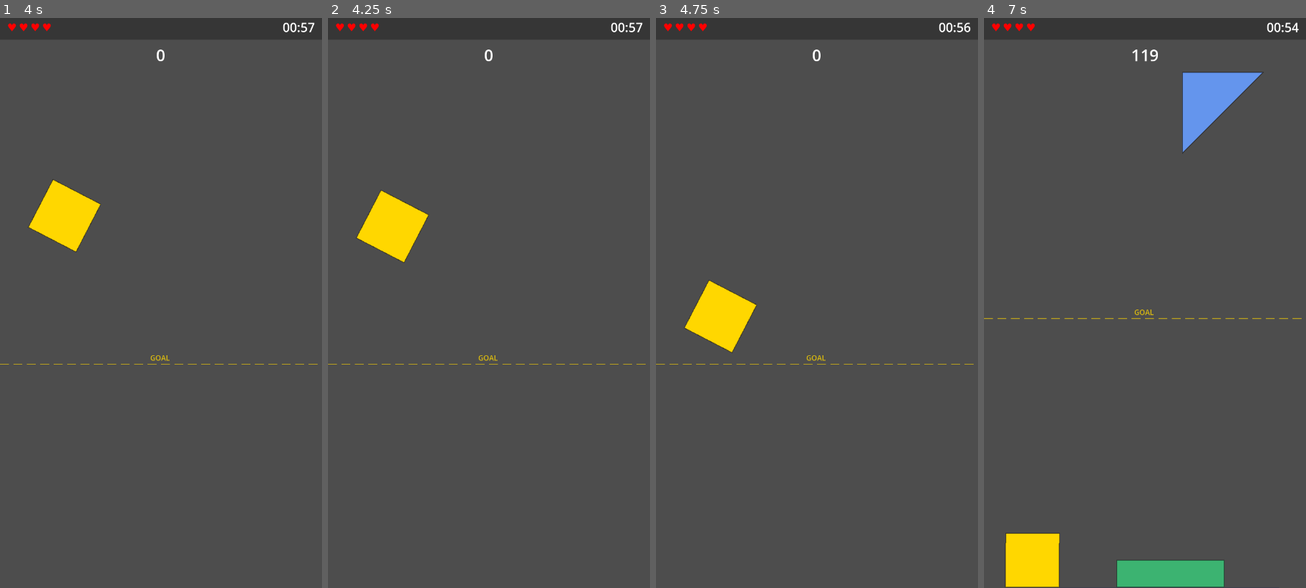
Above: before the commit, frames 1-4 (left to right).
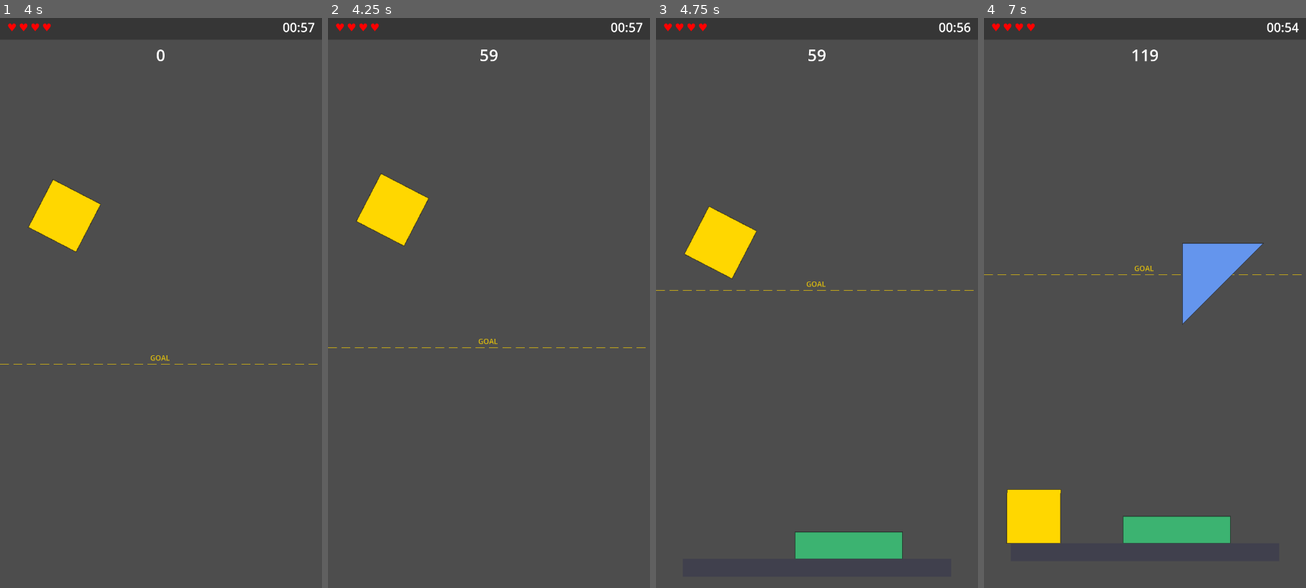
Above: after the commit, the same moments.

Repository: PartlyWhole/ToppleClone
Game: Godot game, scene res://main/main.tscn
Two runs of this game, one before a commit and one after it. Both use one fixed random seed, a clock stepped at 60 frames per second and the inputs below.
Inputs (mouse positions are in pixels of both pictures, inside the frame that each line leads up to):
- Up to frame 1 (4 s): click "▶ START" at 0.5 s; tap Enter at 1.25 s; drag from (170, 149) to (193, 177) at 1.27 s; drag from (96, 331) to (144, 417) at 2.02 s; move the mouse to (193, 177) at 2.77 s; tap Ctrl at 2.85 s; click (193, 177) at 2.92 s; drag from (109, 160) to (64, 217) at 3.52 s
- Up to frame 2 (4.25 s): no input
- Up to frame 3 (4.75 s): move the mouse to (913, 388) at 4.27 s; tap Enter at 4.35 s; click (913, 388) at 4.42 s
- Up to frame 4 (7 s): drag from (1048, 217) to (1096, 160) at 5.02 s; move the mouse to (1222, 160) at 5.77 s; hold Q 5.78-6.5 s; click (1222, 160) at 5.92 s; tap Space at 6.5 s; drag from (1096, 160) to (1080, 331) at 6.52 s

Frame 1 is identical in both runs. In frame 2, 1.6% of the frame differs, in the area x 0-99%, y 5-61%; in frame 3, 5.1%; in frame 4, 9.7%, in the area x 0-99%, y 9-100%.

Commit message:
fix: strip collinear vertices from collision shapes to prevent sliding
Shape JSON files have redundant midpoints along edges (e.g., square_2x2
has 8 vertices instead of 4). ConvexPolygonShape2D with collinear points
causes the physics engine to generate inconsistent contact normals,
producing lateral micro-forces that make flat rectangles slide.

New _remove_collinear() strips collinear points before building shapes,
so rectangles now correctly become RectangleShape2D with 4 vertices.

Co-Authored-By: Claude Opus 4.6 (1M context) <noreply@anthropic.com>

Diff:
--- a/features/blocks/scripts/draggable_block.gd
+++ b/features/blocks/scripts/draggable_block.gd
@@ -178,7 +178,6 @@
 		if _settle_timer >= SETTLE_TIME:
 			is_placed = true
 			contact_monitor = false
-			freeze = true
 			placed.emit()
 	else:
 		_settle_timer = 0.0
@@ -198,8 +197,9 @@
 func _build_collision() -> void:
 	var convex_parts: Array[PackedVector2Array] = BlockShapes.get_convex_parts(shape_type)
 	for part: PackedVector2Array in convex_parts:
+		var simplified: PackedVector2Array = _remove_collinear(part)
 		var col: CollisionShape2D = CollisionShape2D.new()
-		var rect: Rect2 = _try_as_rect(part)
+		var rect: Rect2 = _try_as_rect(simplified)
 		if rect.size.x > 0.0:
 			var rect_shape: RectangleShape2D = RectangleShape2D.new()
 			rect_shape.size = rect.size
@@ -207,9 +207,24 @@
 			col.position = rect.position + rect.size / 2.0
 		else:
 			var shape: ConvexPolygonShape2D = ConvexPolygonShape2D.new()
-			shape.points = part
+			shape.points = simplified
 			col.shape = shape
 		add_child(col)
+
+
+func _remove_collinear(verts: PackedVector2Array) -> PackedVector2Array:
+	var result: PackedVector2Array = PackedVector2Array()
+	var count: int = verts.size()
+	if count < 3:
+		return verts
+	for i: int in range(count):
+		var prev: Vector2 = verts[(i - 1 + count) % count]
+		var curr: Vector2 = verts[i]
+		var next_v: Vector2 = verts[(i + 1) % count]
+		var cross: float = (curr - prev).cross(next_v - curr)
+		if not is_zero_approx(cross):
+			result.append(curr)
+	return result
 
 
 func _try_as_rect(verts: PackedVector2Array) -> Rect2:
